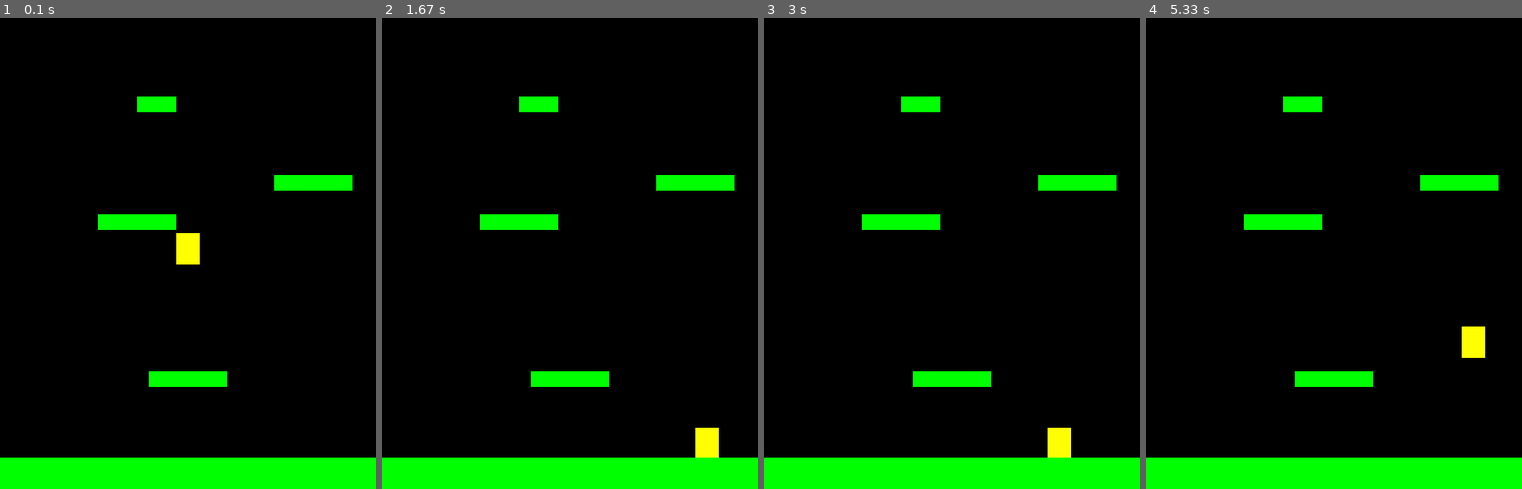
Above: before the commit, frames 1-4 (left to right).
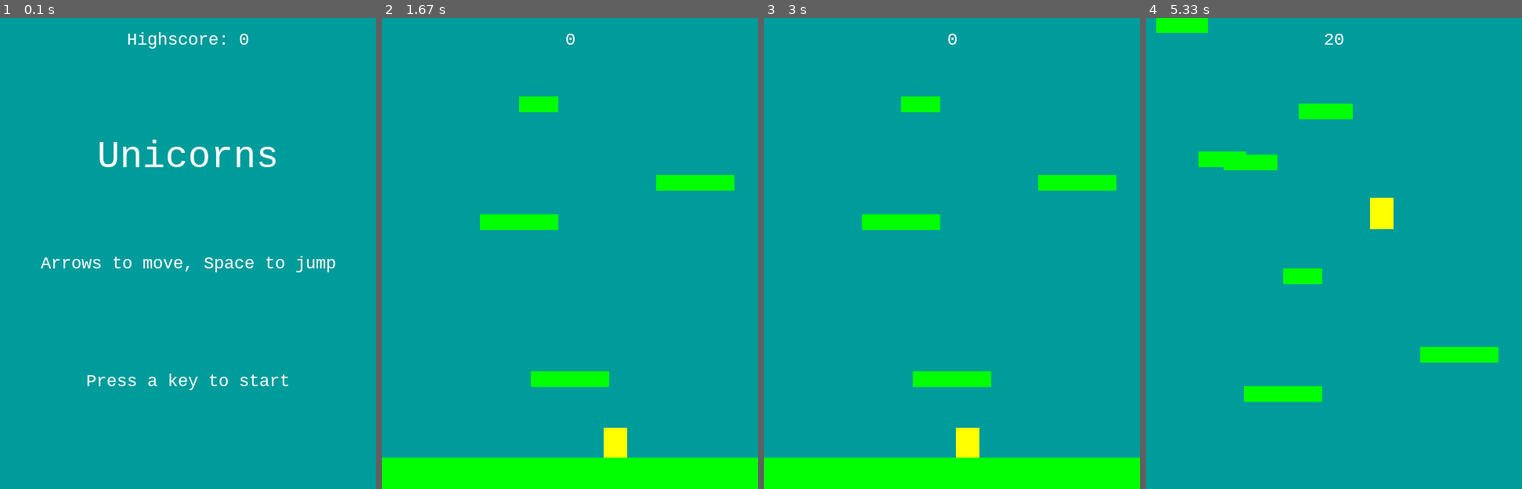
Above: after the commit, the same moments.

Repository: wemmsi/pygame_testprojects
Game: pygame game, started from platformer/main.py
Two runs of this game, one before a commit and one after it. Both use one fixed random seed, a clock stepped at 60 frames per second and the inputs below.
Inputs:
- Up to frame 1 (0.1 s): no input
- Up to frame 2 (1.67 s): hold Right 0.33-0.8 s; hold Right 0.83-1.3 s; hold Left from 1.33 s (still down)
- Up to frame 3 (3 s): release Left at 1.87 s; hold Left 1.9-2.3 s; hold Right 2.33-2.97 s
- Up to frame 4 (5.33 s): hold Left 3-3.47 s; tap Space at 3.5, 3.9, 4.2, 4.4, 4.7, 4.9, 5.2 s; hold Right 3.83-4.3 s; hold Right 4.33-4.8 s; hold Left from 4.83 s (still down)

The runs differ from the first frame. In frame 1, 100% of the frame differs, in the area x 0-100%, y 0-100%; in frame 2, 91%; in frame 3, 91%; in frame 4, 100%.

Commit message:
Added display scroll up when you reach the top, added more random platforms and added score and highscore

Diff:
--- a/platformer/main.py
+++ b/platformer/main.py
@@ -6,6 +6,7 @@
 import random
 from settings import *
 from sprites import *
+from os import path
 
 class Game:
     """Game class with all needed functions"""
@@ -17,9 +18,21 @@
         pg.display.set_caption(TITLE)
         self.clock = pg.time.Clock()
         self.running = True
+        self.font_name = pg.font.match_font(FONT_NAME)
+        self.load_data()
+
+    def load_data(self):
+        # Load high score
+        self.dir = path.dirname(__file__)
+        with open(path.join(self.dir, HS_FILE), 'w') as f:
+            try:
+                self.highscore = int(f.read())
+            except:
+                self.highscore = 0
 
     def new_game(self):
         # initialize game new
+        self.score = 0
         self.all_sprites = pg.sprite.Group()
         self.platforms = pg.sprite.Group()
         self.player = Player(self)
@@ -48,6 +61,30 @@
             if hits:
                 self.player.pos.y = hits[0].rect.top + 1
                 self.player.vel.y = 0
+        # If player reaches top 1/4 of screen, scroll up
+        if self.player.rect.top <= HEIGHT / 4:
+            self.player.pos.y += abs(self.player.vel.y)
+            for plat in self.platforms:
+                plat.rect.y += abs(self.player.vel.y)
+                if plat.rect.top >= HEIGHT:
+                    plat.kill()
+                    self.score += 10
+        # Spawn new platforms
+        while len(self.platforms) < 7:
+            width = random.randrange(50, 100)
+            p = Platform(random.randrange(0, WIDTH - width),
+                         random.randrange(-75, -30),
+                         width, 20)
+            self.platforms.add(p)
+            self.all_sprites.add(p)
+        # Dieing
+        if self.player.rect.bottom > HEIGHT:
+            for sprite in self.all_sprites:
+                sprite.rect.y -= max(self.player.vel.y, 10)
+                if sprite.rect.bottom < 0:
+                    sprite.kill()
+        if len(self.platforms) == 0:
+            self.playing = False
 
     def events(self):
         # game loop events
@@ -63,17 +100,56 @@
 
     def draw(self):
         # game loop draw
-        self.screen.fill(BLACK)
+        self.screen.fill(BGCOLOR)
         self.all_sprites.draw(self.screen)
+        self.draw_text(str(self.score), 22, WHITE, WIDTH / 2, 15)
         pg.display.flip()
 
     def show_start_screen(self):
         # title screen
-        pass
+        self.screen.fill(BGCOLOR)
+        self.draw_text(TITLE, 48, WHITE, WIDTH / 2, HEIGHT / 4)
+        self.draw_text("Arrows to move, Space to jump", 22, WHITE, WIDTH / 2, HEIGHT / 2)
+        self.draw_text("Press a key to start", 22, WHITE, WIDTH / 2, HEIGHT * 3 / 4)
+        self.draw_text("Highscore: " + str(self.highscore), 22, WHITE, WIDTH / 2, 15)
+        pg.display.flip()
+        self.wait_for_key()
 
     def show_go_screen(self):
         # game over screen
-        pass
+        if not self.running:
+            return
+        self.screen.fill(BGCOLOR)
+        self.draw_text("GAME OVER", 48, WHITE, WIDTH / 2, HEIGHT / 4)
+        self.draw_text("Score: " + str(self.score), 22, WHITE, WIDTH / 2, HEIGHT / 2)
+        self.draw_text("Press a key to start again", 22, WHITE, WIDTH / 2, HEIGHT * 3 / 4)
+        if self.score > self.highscore:
+            self.highscore = self.score
+            self.draw_text("NEW HIGHSCORE!", 22, WHITE, WIDTH / 2, HEIGHT / 2 + 40)
+            with open(path.join(self.dir, HS_FILE), 'w') as f:
+                f.write(str(self.score))
+        else:
+            self.draw_text("Highscore: " + str(self.highscore), 22, WHITE, WIDTH / 2, HEIGHT / 2 + 40)
+        pg.display.flip()
+        self.wait_for_key()
+
+    def wait_for_key(self):
+        waiting = True
+        while waiting:
+            self.clock.tick(FPS)
+            for event in pg.event.get():
+                if event.type == pg.QUIT:
+                    waiting = False
+                    self.running = False
+                if event.type == pg.KEYUP:
+                    waiting = False
+
+    def draw_text(self, text, size, color, x, y):
+        font = pg.font.Font(self.font_name, size)
+        text_surface = font.render(text, True, color)
+        text_rect = text_surface.get_rect()
+        text_rect.midtop = (x, y)
+        self.screen.blit(text_surface, text_rect)
 
 
 g = Game()
--- a/platformer/settings.py
+++ b/platformer/settings.py
@@ -2,15 +2,18 @@
 # platformer/settings.py
 
 # Game options/settings
-TITLE = "Pink fluffy unicorns"
+TITLE = "Unicorns"
 WIDTH = 480
 HEIGHT = 600
 FPS = 60
+FONT_NAME = 'courier new'
+HS_FILE = 'highscore.txt'
 
 # Player properties
 PLAYER_ACC = 0.5
 PLAYER_FRICTION = -0.12
 PLAYER_GRAV = 0.8
+PLAYER_JUMP = 20
 
 # Starting platforms
 PLATFORM_LIST = [(0, HEIGHT - 40, WIDTH, 40),
@@ -26,3 +29,5 @@
 GREEN = (0, 255, 0)
 BLUE = (0, 0, 255)
 YELLOW = (255, 255, 0)
+LIGHTBLUE = (0, 155, 155)
+BGCOLOR = LIGHTBLUE
--- a/platformer/sprites.py
+++ b/platformer/sprites.py
@@ -22,7 +22,7 @@
         hits = pg.sprite.spritecollide(self, self.game.platforms, False)
         self.rect.x -= 1
         if hits:
-            self.vel.y = -20
+            self.vel.y = -PLAYER_JUMP
 
     def update(self):
         self.acc = vec(0, PLAYER_GRAV)
